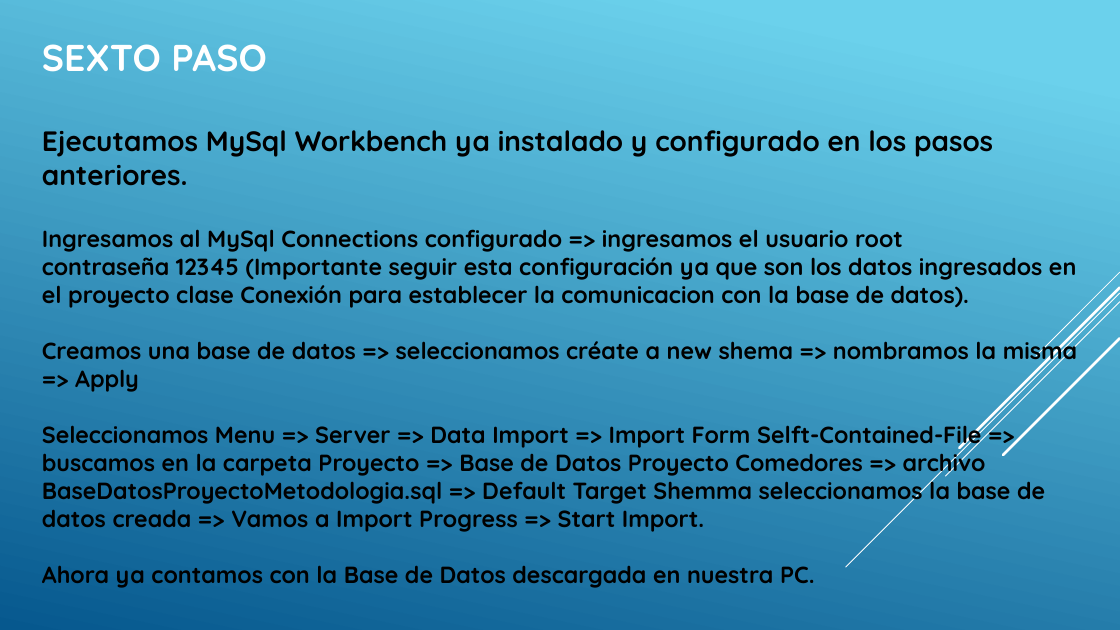
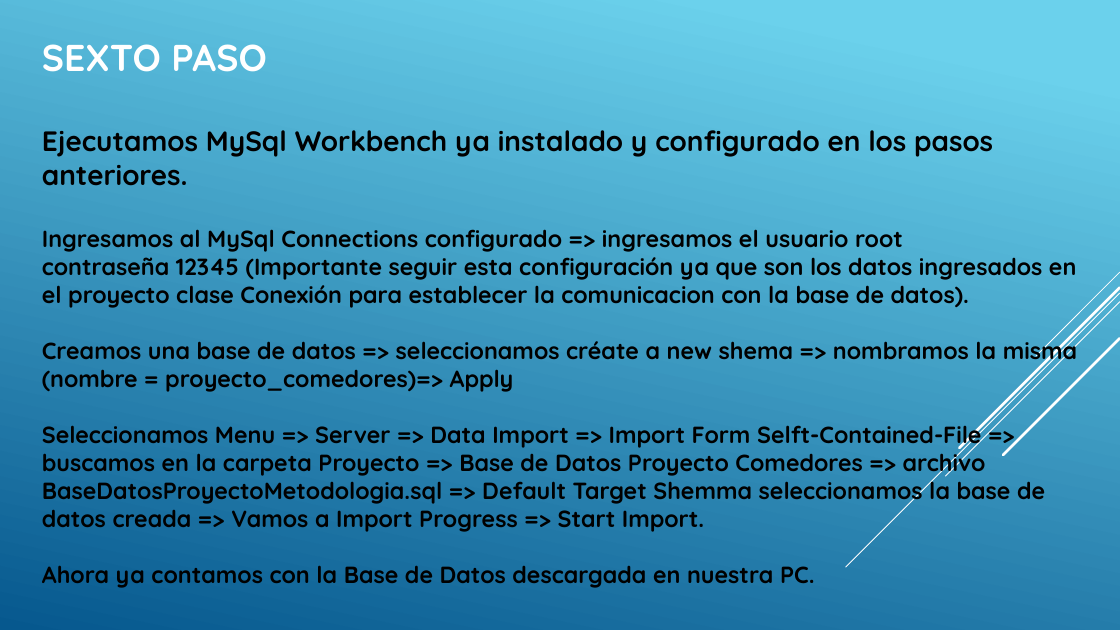
Before and after one commit to FedeConciencia/Proyecto_Final_Comedores_2021, a slide deck: slide 14 of Guia Detallada Instalacion y Ejecucion Proyecto/GUIA DETALLA CONFIGURACION PROYECTO.pptx. Drawn at 1120x630 pixels with LibreOffice and Linux fonts; fonts in the diff are those of the drawing. Boxes give left, top, right and bottom in pixels: in the first picture for what was removed or moved away, otherwise in the second. Text is boxed around its words. In the diff, an @@ line names an element or a change of style, - is before the commit and + after.

Commit message:
Se completa Guia Detallada Instalacion y Ejecucion Proyecto en Maquina Virtual + Se suben Video Tutoriales Drive + Se actualiza Readme.txt

```diff
--- a/Guia Detallada Instalacion y Ejecucion Proyecto/GUIA DETALLA CONFIGURACION PROYECTO.pptx
+++ b/Guia Detallada Instalacion y Ejecucion Proyecto/GUIA DETALLA CONFIGURACION PROYECTO.pptx
@@ text at (42, 335, 1077, 392): text changed @@
-Creamos una base de datos => seleccionamos créate a new shema => nombramos la misma => Apply
+Creamos una base de datos => seleccionamos créate a new shema => nombramos la misma (nombre = proyecto_comedores)=> Apply
```
Also in this commit, not shown: 2 other slides changed, 2 other files.
